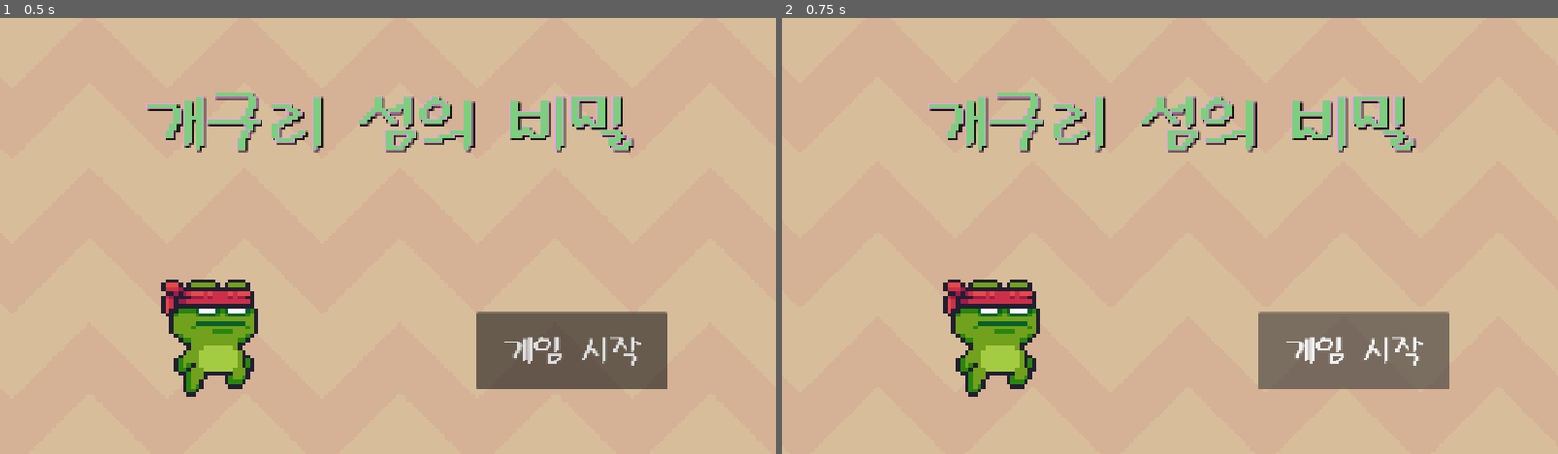
Above: before the commit, frames 1-2 (left to right).
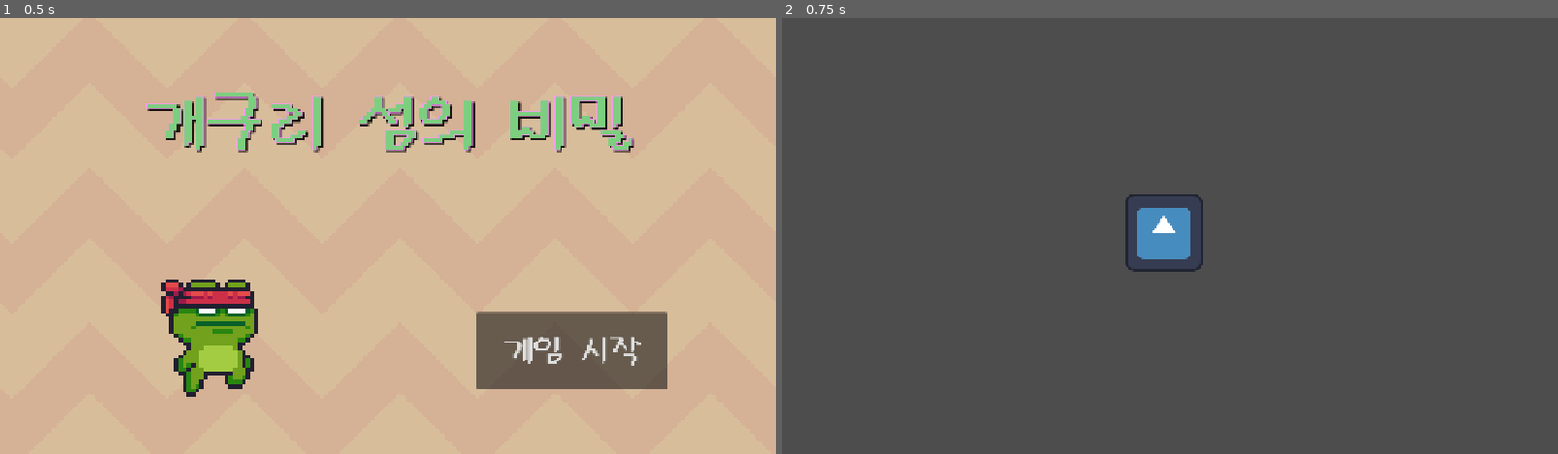
Above: after the commit, the same moments.

Repository: jungwoo3490/godot-game
Game: Godot game, scene res://scenes/title/title_screen.tscn
Two runs of this game, one before a commit and one after it. Both use one fixed random seed, a clock stepped at 60 frames per second and the inputs below. The engine's default icon, where the game draws it, is replaced by a stand-in: a white triangle on a blue panel in a dark square.
Inputs:
- Up to frame 1 (0.5 s): no input
- Up to frame 2 (0.75 s): click "게임 시작" at 0.5 s

Frame 1 is identical in both runs. In frame 2, 100% of the frame differs, in the area x 0-100%, y 0-100%.

Commit message:
feat: Level 1 씬 추가 & 게임 시작 버튼 눌렀을 때 Level 1 씬으로 이동하도록 스크립트 구현

Diff:
--- /dev/null
+++ b/scenes/level/level_1.tscn
@@ -0,0 +1,9 @@
+[gd_scene format=3 uid="uid://elgpd72ujnj1"]
+
+[ext_resource type="Texture2D" uid="uid://c4fgdcy44wjlp" path="res://icon.svg" id="1_cfjva"]
+
+[node name="Level1" type="Node2D" unique_id=525704191]
+
+[node name="Icon" type="Sprite2D" parent="." unique_id=1988578922]
+position = Vector2(630, 354)
+texture = ExtResource("1_cfjva")
--- /dev/null
+++ b/scenes/title/title_screen.gd
@@ -0,0 +1,15 @@
+extends Control
+
+
+# Called when the node enters the scene tree for the first time.
+func _ready() -> void:
+	pass # Replace with function body.
+
+
+# Called every frame. 'delta' is the elapsed time since the previous frame.
+func _process(delta: float) -> void:
+	pass
+
+
+func _on_start_button_pressed() -> void:
+	get_tree().change_scene_to_file("res://scenes/level/level_1.tscn")
--- a/scenes/title/title_screen.tscn
+++ b/scenes/title/title_screen.tscn
@@ -1,6 +1,7 @@
 [gd_scene format=3 uid="uid://cmamvdoikbyjh"]
 
 [ext_resource type="FontFile" uid="uid://cliya40vbhxlg" path="res://assets/Fonts/DOSPilgi.ttf" id="1_05wk3"]
+[ext_resource type="Script" uid="uid://c2r1vtboa1fyw" path="res://scenes/title/title_screen.gd" id="1_8xedo"]
 [ext_resource type="Texture2D" uid="uid://b7qrewyos0oyt" path="res://assets/Characters/Ninja Frog/Jump (32x32).png" id="2_ynr0n"]
 [ext_resource type="PackedScene" uid="uid://dx5evsql6fvyi" path="res://scenes/background/background.tscn" id="3_iowo3"]
 [ext_resource type="Texture2D" uid="uid://bxklyl6xytbcw" path="res://assets/Backgrounds/Brown.png" id="4_qrms8"]
@@ -22,6 +23,7 @@
 anchor_bottom = 1.0
 grow_horizontal = 2
 grow_vertical = 2
+script = ExtResource("1_8xedo")
 
 [node name="TitleLabel" type="Label" parent="." unique_id=267516828]
 layout_mode = 1
@@ -64,3 +66,5 @@
 [node name="Background" parent="." unique_id=402737428 instance=ExtResource("3_iowo3")]
 background_image = ExtResource("4_qrms8")
 scroll_speed_x = -10
+
+[connection signal="pressed" from="StartButton" to="." method="_on_start_button_pressed"]
Not shown, added: scenes/title/title_screen.gd.uid
